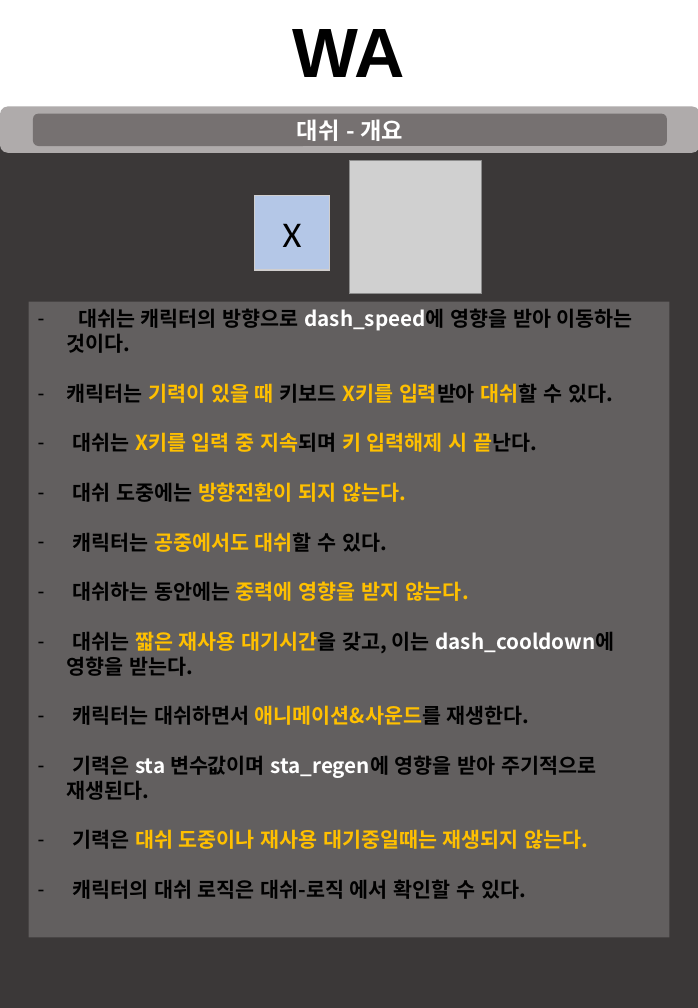
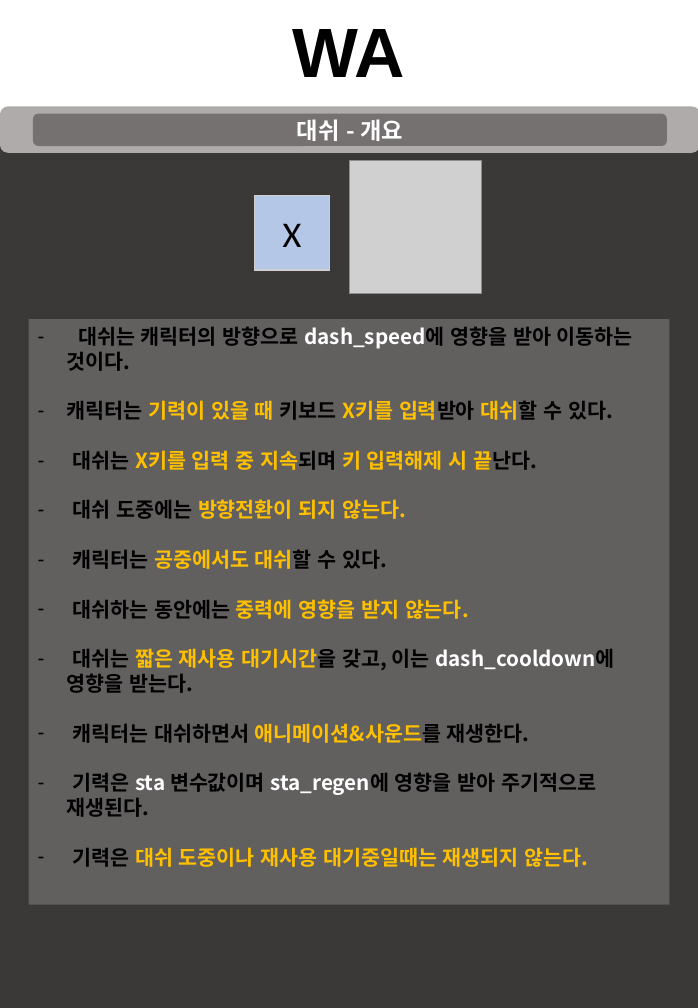
Before and after one commit to taeseongeom/WA, a slide deck: slide 14 of 기획서/신버전/캐릭터 시스템.pptx. Drawn at 698x1008 pixels with LibreOffice and Linux fonts; fonts in the diff are those of the drawing; grey boxes stand for pictures. Boxes give left, top, right and bottom in pixels: in the first picture for what was removed or moved away, otherwise in the second. Text is boxed around its words. In the diff, an @@ line names an element or a change of style, - is before the commit and + after.

```diff
--- a/기획서/신버전/캐릭터 시스템.pptx
+++ b/기획서/신버전/캐릭터 시스템.pptx
@@ rectangle "대쉬는 캐릭터의 방향으로 dash_speed에 영향을 ...": place and size @@
-rectangle "대쉬는 캐릭터의 방향으로 dash_speed에 영향을 ..." at [29, 302, 670, 937]
+rectangle "대쉬는 캐릭터의 방향으로 dash_speed에 영향을 ..." at [29, 319, 670, 905]
@@ text in rectangle at [73, 879, 526, 899]: paragraph removed @@
-– 캐릭터의 대쉬 로직은 대쉬-로직 에서 확인할 수 있다.
```
Also in this commit, not shown: 4 other slides changed, 1 slide removed, 1 other file.
